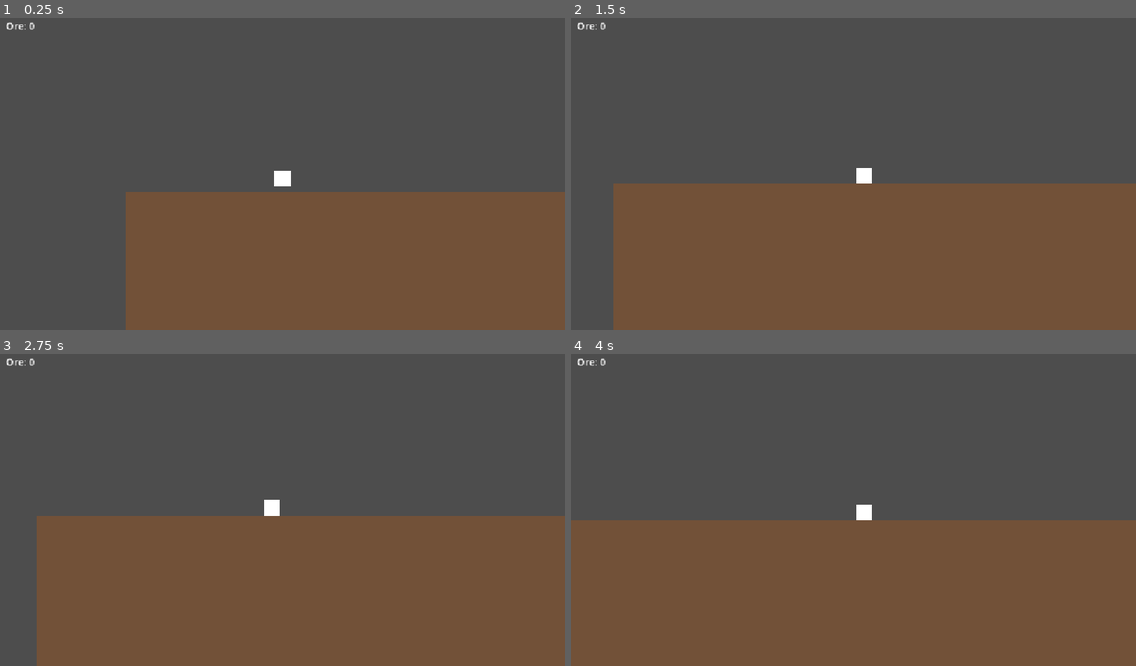
Above: before the commit, frames 1-4 (two rows, left to right).
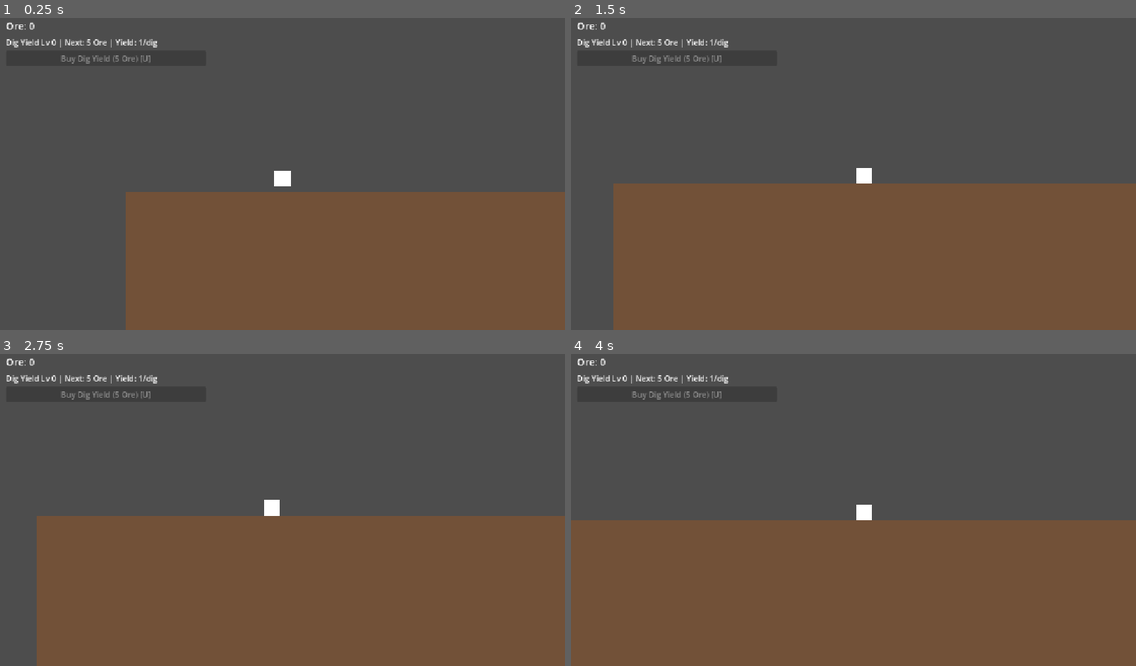
Above: after the commit, the same moments.

Repository: jmpanackal/Crater
Game: Godot game, scene res://main.tscn
Same seed, same stepped clock (60 frames per second), same inputs: the game is played once before the commit and once after it.
Inputs:
- Up to frame 1 (0.25 s): no input
- Up to frame 2 (1.5 s): tap Enter (ui_accept) at 0.5, 0.77 s; hold Right (ui_right) from 0.53 s (still down); tap R (dig) at 0.6, 1.35 s
- Up to frame 3 (2.75 s): tap Enter (ui_accept) at 1.52 s; release Right (ui_right) at 2.03 s; hold Left (ui_left) from 2.03 s (still down); tap R (dig) at 2.1 s
- Up to frame 4 (4 s): release Left (ui_left) at 2.78 s; hold Right (ui_right) from 2.78 s (still down); tap R (dig) at 2.85, 3.6 s; tap Enter (ui_accept) at 3.02, 3.77 s

The runs differ from the first frame. In frame 1, 0.4% of the frame differs, in the area x 1-28%, y 6-15%; in frame 2, 0.4%; in frame 3, 0.4%; in frame 4, 0.4%.

Commit message:
Add Dig Yield upgrade with rising Ore cost and shop UI.
Introduces an Upgrades autoload seeded with dig yield (+1 Ore/dig per level), ceil(base*1.5^level) pricing, and a buy button/U hotkey.

Co-authored-by: Cursor <cursoragent@cursor.com>

Diff:
--- a/main.tscn
+++ b/main.tscn
@@ -1,8 +1,9 @@
-[gd_scene load_steps=5 format=3]
+[gd_scene load_steps=6 format=3]
 
 [ext_resource type="Script" path="res://player.gd" id="1_player"]
 [ext_resource type="Script" path="res://terrain.gd" id="2_terrain"]
 [ext_resource type="Script" path="res://ore_hud.gd" id="3_ore_hud"]
+[ext_resource type="Script" path="res://upgrade_hud.gd" id="4_upgrade_hud"]
 
 [sub_resource type="RectangleShape2D" id="RectangleShape2D_player"]
 size = Vector2(32, 32)
@@ -35,8 +36,25 @@
 [node name="OreLabel" type="Label" parent="UI"]
 offset_left = 12.0
 offset_top = 12.0
-offset_right = 200.0
+offset_right = 220.0
 offset_bottom = 40.0
 theme_override_font_sizes/font_size = 20
 text = "Ore: 0"
 script = ExtResource("3_ore_hud")
+
+[node name="UpgradePanel" type="VBoxContainer" parent="UI"]
+offset_left = 12.0
+offset_top = 48.0
+offset_right = 420.0
+offset_bottom = 120.0
+theme_override_constants/separation = 6
+script = ExtResource("4_upgrade_hud")
+
+[node name="InfoLabel" type="Label" parent="UI/UpgradePanel"]
+layout_mode = 2
+theme_override_font_sizes/font_size = 16
+text = "Dig Yield Lv 0 | Next: 5 Ore | Yield: 1/dig"
+
+[node name="BuyButton" type="Button" parent="UI/UpgradePanel"]
+layout_mode = 2
+text = "Buy Dig Yield (5 Ore) [U]"
--- a/project.godot
+++ b/project.godot
@@ -18,6 +18,7 @@
 [autoload]
 
 Resources="*res://resources.gd"
+Upgrades="*res://upgrades.gd"
 
 [display]
 
@@ -31,6 +32,11 @@
 "events": [Object(InputEventKey,"resource_local_to_scene":false,"resource_name":"","device":-1,"window_id":0,"alt_press …(192 unchanged characters)…
 ]
 }
+buy_upgrade={
+"deadzone": 0.5,
+"events": [Object(InputEventKey,"resource_local_to_scene":false,"resource_name":"","device":-1,"window_id":0,"alt_pressed":false,"shift_pressed":false,"ctrl_pressed":false,"meta_pressed":false,"pressed":false,"keycode":0,"physical_keycode":85,"key_label":0,"unicode":117,"location":0,"echo":false,"script":null)
+]
+}
 
 [physics]
 
--- a/terrain.gd
+++ b/terrain.gd
@@ -66,14 +66,14 @@
 
 
 ## Remove a tile if present. Returns true when something was destroyed.
-## Grants Ore through the Resources autoload so any dig path shares the same payout.
+## Grants Ore through Resources; yield amount comes from Upgrades when present.
 func destroy_cell(cell: Vector2i) -> bool:
 	if not has_tile(cell):
 		return false
 	erase_cell(cell)
 	var wallet := _resource_wallet()
 	if wallet:
-		wallet.add(wallet.ORE, wallet.ORE_PER_TILE)
+		wallet.add(wallet.ORE, _ore_yield_for_dig())
 	return true
 
 
@@ -82,6 +82,18 @@
 	if not is_inside_tree():
 		return null
 	return get_tree().root.get_node_or_null("Resources")
+
+
+## Prefer Upgrades dig yield so purchases visibly change payout; fall back to base.
+func _ore_yield_for_dig() -> int:
+	if is_inside_tree():
+		var upgrades := get_tree().root.get_node_or_null("Upgrades")
+		if upgrades and upgrades.has_method("get_dig_ore_yield"):
+			return int(upgrades.get_dig_ore_yield())
+	var wallet := _resource_wallet()
+	if wallet:
+		return int(wallet.ORE_PER_TILE)
+	return 1
 
 
 ## Convert a world-space point to a map cell on this layer.
--- /dev/null
+++ b/tests/test_upgrades.gd
@@ -0,0 +1,101 @@
+extends SceneTree
+## Headless checks: Ore spend, rising costs, and dig yield improvement from Dig Yield upgrade.
+
+
+func _init() -> void:
+	var terrain := TerrainLayer.new()
+	root.add_child(terrain)
+	call_deferred("_run_tests", terrain)
+
+
+func _run_tests(terrain: TerrainLayer) -> void:
+	var wallet: Node = root.get_node_or_null("Resources")
+	var upgrades: Node = root.get_node_or_null("Upgrades")
+	if wallet == null or upgrades == null:
+		push_error("FAIL missing Resources or Upgrades autoload")
+		quit(1)
+		return
+
+	# Reset state.
+	upgrades.set_level(upgrades.DIG_YIELD, 0)
+	wallet.set_amount(wallet.ORE, 0)
+
+	# Cost curve: level 0 -> 5, level 1 -> ceil(5*1.5)=8, level 2 -> ceil(5*2.25)=12
+	var cost0: int = upgrades.get_next_cost(upgrades.DIG_YIELD)
+	if cost0 != 5:
+		push_error("FAIL initial cost=%d expected 5" % cost0)
+		quit(1)
+		return
+
+	if upgrades.try_buy(upgrades.DIG_YIELD):
+		push_error("FAIL buy should fail with 0 Ore")
+		quit(1)
+		return
+
+	wallet.set_amount(wallet.ORE, 5)
+	if not upgrades.try_buy(upgrades.DIG_YIELD):
+		push_error("FAIL buy should succeed with 5 Ore")
+		quit(1)
+		return
+	if wallet.get_amount(wallet.ORE) != 0:
+		push_error("FAIL ore not spent fully, have %d" % wallet.get_amount(wallet.ORE))
+		quit(1)
+		return
+	if upgrades.get_level(upgrades.DIG_YIELD) != 1:
+		push_error("FAIL level=%d expected 1" % upgrades.get_level(upgrades.DIG_YIELD))
+		quit(1)
+		return
+
+	var cost1: int = upgrades.get_next_cost(upgrades.DIG_YIELD)
+	if cost1 != 8:
+		push_error("FAIL second cost=%d expected 8" % cost1)
+		quit(1)
+		return
+	print("PASS spend + level + cost curve (5 -> 8)")
+
+	wallet.set_amount(wallet.ORE, 8)
+	if not upgrades.try_buy(upgrades.DIG_YIELD):
+		push_error("FAIL second buy failed")
+		quit(1)
+		return
+	var cost2: int = upgrades.get_next_cost(upgrades.DIG_YIELD)
+	if upgrades.get_level(upgrades.DIG_YIELD) != 2 or cost2 != 12:
+		push_error("FAIL after 2 buys level=%d cost=%d (expected 2 / 12)" % [
+			upgrades.get_level(upgrades.DIG_YIELD), cost2
+		])
+		quit(1)
+		return
+	print("PASS third cost is 12")
+
+	# Dig yield: level 2 => base 1 + 2 = 3 ore per dig.
+	if upgrades.get_dig_ore_yield() != 3:
+		push_error("FAIL dig yield=%d expected 3" % upgrades.get_dig_ore_yield())
+		quit(1)
+		return
+
+	terrain.clear()
+	var center := Vector2i(10, 10)
+	var target := center + Vector2i.DOWN
+	terrain.set_cell(target, 0, TerrainLayer.PLACEHOLDER_ATLAS)
+	wallet.set_amount(wallet.ORE, 0)
+	var origin := terrain.to_global(terrain.map_to_local(center))
+	if not terrain.dig_in_direction(origin, Vector2i.DOWN):
+		push_error("FAIL dig did not destroy tile")
+		quit(1)
+		return
+	if wallet.get_amount(wallet.ORE) != 3:
+		push_error("FAIL dig payout=%d expected 3" % wallet.get_amount(wallet.ORE))
+		quit(1)
+		return
+	print("PASS dig yield improved to 3 Ore")
+
+	# HUD-ish: info strings should reflect level/cost (smoke via getters).
+	print(
+		"UPGRADE_TESTS_PASSED level=",
+		upgrades.get_level(upgrades.DIG_YIELD),
+		" next_cost=",
+		upgrades.get_next_cost(upgrades.DIG_YIELD),
+		" yield=",
+		upgrades.get_dig_ore_yield()
+	)
+	quit(0)
--- /dev/null
+++ b/upgrade_hud.gd
@@ -0,0 +1,70 @@
+extends VBoxContainer
+## Placeholder upgrade shop UI: shows dig-yield level/cost and a buy button.
+## Also listens for the "buy_upgrade" input action (U) as a keyboard shortcut.
+
+@onready var _info: Label = $InfoLabel
+@onready var _buy_button: Button = $BuyButton
+
+var _upgrades: Node
+var _wallet: Node
+
+
+func _ready() -> void:
+	_upgrades = get_tree().root.get_node_or_null("Upgrades")
+	_wallet = get_tree().root.get_node_or_null("Resources")
+
+	if _buy_button:
+		_buy_button.pressed.connect(_on_buy_pressed)
+
+	if _upgrades:
+		_upgrades.upgrade_changed.connect(_on_upgrade_changed)
+	if _wallet:
+		_wallet.resource_changed.connect(_on_resource_changed)
+
+	_refresh()
+
+
+func _unhandled_input(event: InputEvent) -> void:
+	if event.is_action_pressed("buy_upgrade"):
+		_try_buy_dig_yield()
+		get_viewport().set_input_as_handled()
+
+
+func _on_buy_pressed() -> void:
+	_try_buy_dig_yield()
+
+
+func _try_buy_dig_yield() -> void:
+	if _upgrades == null:
+		return
+	_upgrades.try_buy(_upgrades.DIG_YIELD)
+	_refresh()
+
+
+func _on_upgrade_changed(_upgrade_id: StringName, _new_level: int) -> void:
+	_refresh()
+
+
+func _on_resource_changed(_resource_id: StringName, _new_amount: int) -> void:
+	_refresh()
+
+
+func _refresh() -> void:
+	if _upgrades == null:
+		if _info:
+			_info.text = "Upgrades unavailable"
+		return
+
+	var id: StringName = _upgrades.DIG_YIELD
+	var level: int = _upgrades.get_level(id)
+	var cost: int = _upgrades.get_next_cost(id)
+	var yield_now: int = _upgrades.get_dig_ore_yield()
+	var name: String = _upgrades.get_display_name(id)
+	var can_afford: bool = _upgrades.can_buy(id)
+
+	if _info:
+		_info.text = "%s Lv %d | Next: %d Ore | Yield: %d/dig" % [name, level, cost, yield_now]
+
+	if _buy_button:
+		_buy_button.text = "Buy %s (%d Ore) [U]" % [name, cost]
+		_buy_button.disabled = not can_afford
--- /dev/null
+++ b/upgrades.gd
@@ -0,0 +1,90 @@
+extends Node
+## Global upgrade / tech seed (autoload name: Upgrades).
+## Upgrade defs live in a dictionary so new tech entries are data, not new buy APIs.
+## Access via get_tree().root.get_node("Upgrades") (no class_name — same reason as Resources).
+
+signal upgrade_changed(upgrade_id: StringName, new_level: int)
+
+# First real upgrade: more Ore per destroyed tile.
+const DIG_YIELD := &"dig_yield"
+
+# base_cost * cost_growth^level = next purchase price (ceil'd to an int).
+var _defs: Dictionary = {
+	DIG_YIELD: {
+		"display_name": "Dig Yield",
+		"base_cost": 5,
+		"cost_growth": 1.5,
+		# Ore granted per dig at level 0, then +effect_per_level each purchase.
+		"base_effect": 1,
+		"effect_per_level": 1,
+	},
+}
+
+var _levels: Dictionary = {
+	DIG_YIELD: 0,
+}
+
+
+func get_level(upgrade_id: StringName) -> int:
+	return int(_levels.get(upgrade_id, 0))
+
+
+func get_def(upgrade_id: StringName) -> Dictionary:
+	return _defs.get(upgrade_id, {})
+
+
+func get_display_name(upgrade_id: StringName) -> String:
+	return str(get_def(upgrade_id).get("display_name", upgrade_id))
+
+
+## Next purchase cost for this upgrade. cost = ceil(base_cost * growth^times_purchased).
+func get_next_cost(upgrade_id: StringName) -> int:
+	var def := get_def(upgrade_id)
+	if def.is_empty():
+		return 0
+	var base_cost := float(def.get("base_cost", 1))
+	var growth := float(def.get("cost_growth", 1.5))
+	var level := get_level(upgrade_id)
+	return int(ceil(base_cost * pow(growth, level)))
+
+
+## Current Ore granted when a tile is destroyed (used by Terrain).
+func get_dig_ore_yield() -> int:
+	var def := get_def(DIG_YIELD)
+	var base_effect := int(def.get("base_effect", 1))
+	var per_level := int(def.get("effect_per_level", 1))
+	return base_effect + get_level(DIG_YIELD) * per_level
+
+
+func can_buy(upgrade_id: StringName) -> bool:
+	if not _defs.has(upgrade_id):
+		return false
+	var wallet := _wallet()
+	if wallet == null:
+		return false
+	return wallet.get_amount(wallet.ORE) >= get_next_cost(upgrade_id)
+
+
+## Spend Ore and increase level by 1. Returns false if unaffordable / unknown.
+func try_buy(upgrade_id: StringName) -> bool:
+	if not can_buy(upgrade_id):
+		return false
+
+	var cost := get_next_cost(upgrade_id)
+	var wallet := _wallet()
+	wallet.add(wallet.ORE, -cost)
+	_levels[upgrade_id] = get_level(upgrade_id) + 1
+	upgrade_changed.emit(upgrade_id, get_level(upgrade_id))
+	return true
+
+
+## Test helper: force a level without spending (keeps production tests simple).
+func set_level(upgrade_id: StringName, level: int) -> void:
+	if not _defs.has(upgrade_id):
+		return
+	_levels[upgrade_id] = maxi(0, level)
+	upgrade_changed.emit(upgrade_id, get_level(upgrade_id))
+
+
+func _wallet() -> Node:
+	return get_tree().root.get_node_or_null("Resources")
Not shown, changed: CONTEXT.md
